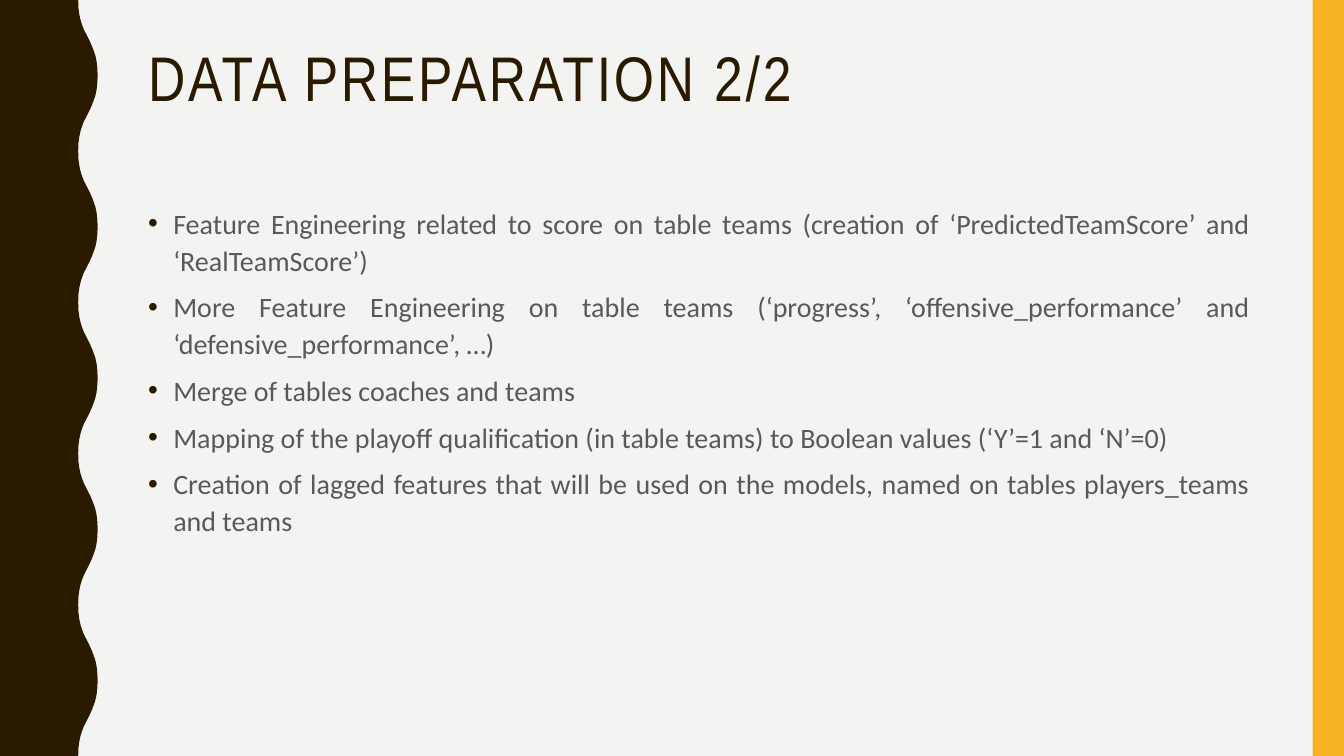
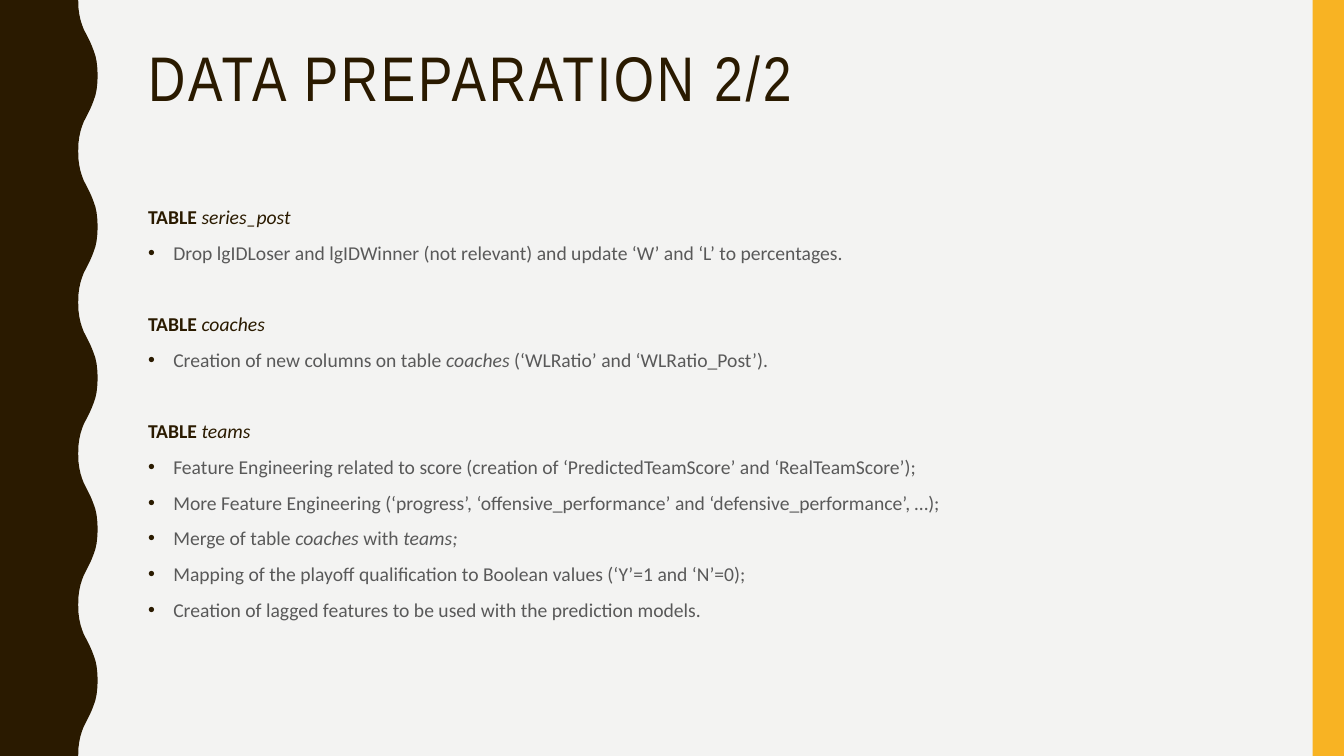
Before and after one commit to afs202005277/AC, a slide deck: slide 8 of ppt projeto.pptx. Drawn at 1344x756 pixels with LibreOffice and Linux fonts; fonts in the diff are those of the drawing. Boxes give left, top, right and bottom in pixels: in the first picture for what was removed or moved away, otherwise in the second. Text is boxed around its words. In the diff, an @@ line names an element or a change of style, - is before the commit and + after.

```diff
--- a/ppt projeto.pptx
+++ b/ppt projeto.pptx
@@ text at [148,210,916,621]: text changed; size 20 to 14 pt @@
-• Feature Engineering related to score on table teams (creation of ‘PredictedTeamScore’ and ‘RealTeamScore’)
-• More Feature Engineering on table teams (‘progress’, ‘offensive_performance’ and ‘defensive_performance’, …)
-• Merge of tables coaches and teams
-• Mapping of the playoff qualification (in table teams) to Boolean values (‘Y’=1 and ‘N’=0)
-• Creation of lagged features that will be used on the models, named on tables players_teams and teams
+TABLE series_post
+• Drop lgIDLoser and lgIDWinner (not relevant) and update ‘W’ and ‘L’ to percentages.
+TABLE coaches
+• Creation of new columns on table coaches (‘WLRatio’ and ‘WLRatio_Post’).
+TABLE teams
+• Feature Engineering related to score (creation of ‘PredictedTeamScore’ and ‘RealTeamScore’);
+• More Feature Engineering (‘progress’, ‘offensive_performance’ and ‘defensive_performance’, …);
+• Merge of table coaches with teams;
+• Mapping of the playoff qualification to Boolean values (‘Y’=1 and ‘N’=0);
+• Creation of lagged features to be used with the prediction models.
```
Also in this commit, not shown: 17 other slides changed, 1 slide added, 1 slide removed.
